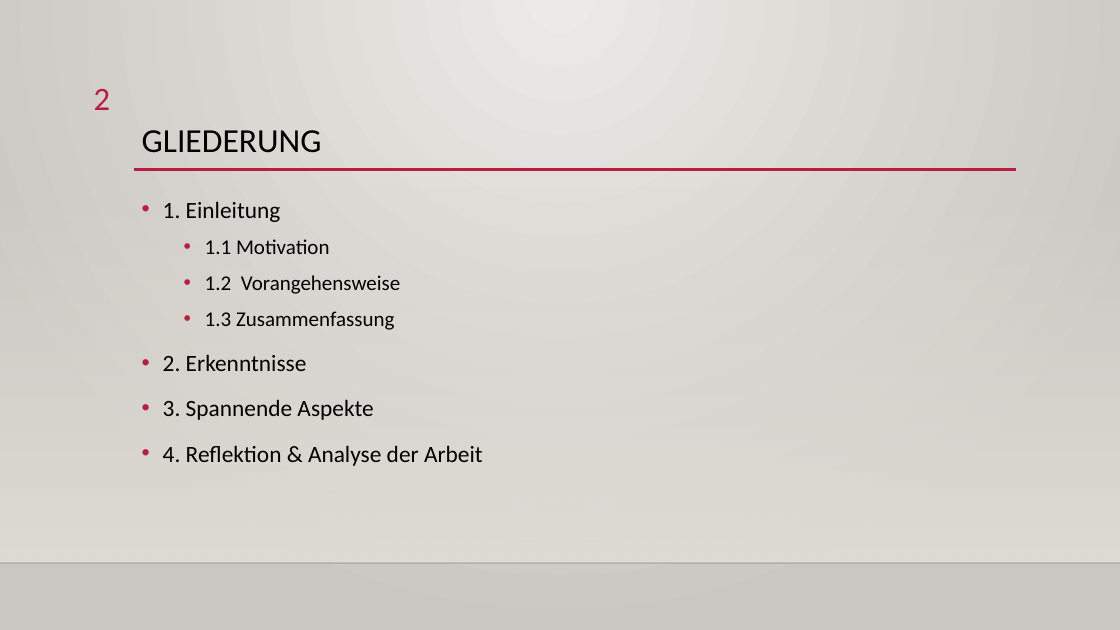
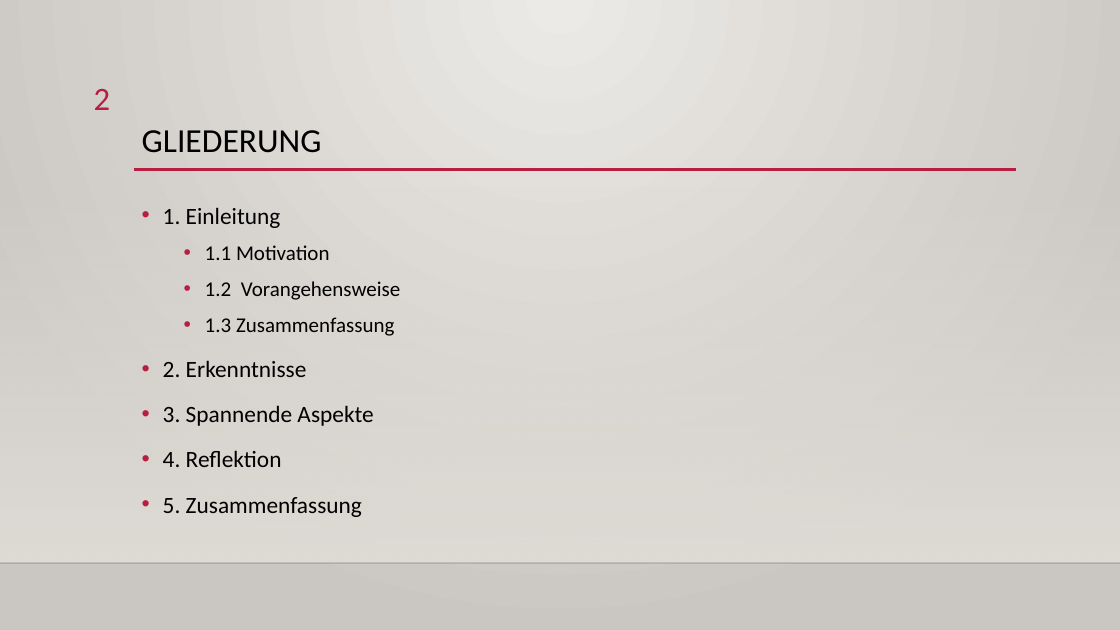
Before and after one commit to ErtugrulSener/Bachelorthesis, a slide deck: slide 2 of Colloquium/Kolloquium.pptx. Drawn at 1120x630 pixels with LibreOffice and Linux fonts; fonts in the diff are those of the drawing; background and template pictures are left out. Boxes give left, top, right and bottom in pixels: in the first picture for what was removed or moved away, otherwise in the second. Text is boxed around its words. In the diff, an @@ line names an element or a change of style, - is before the commit and + after.

```diff
--- a/Colloquium/Kolloquium.pptx
+++ b/Colloquium/Kolloquium.pptx
@@ text at (x1=163, y1=450, x2=362, y2=517): text changed @@
-• 4. Reflektion & Analyse der Arbeit
+• 4. Reflektion
+• 5. Zusammenfassung
```
Also in this commit, not shown: 2 other slides changed, 6 slides added.
